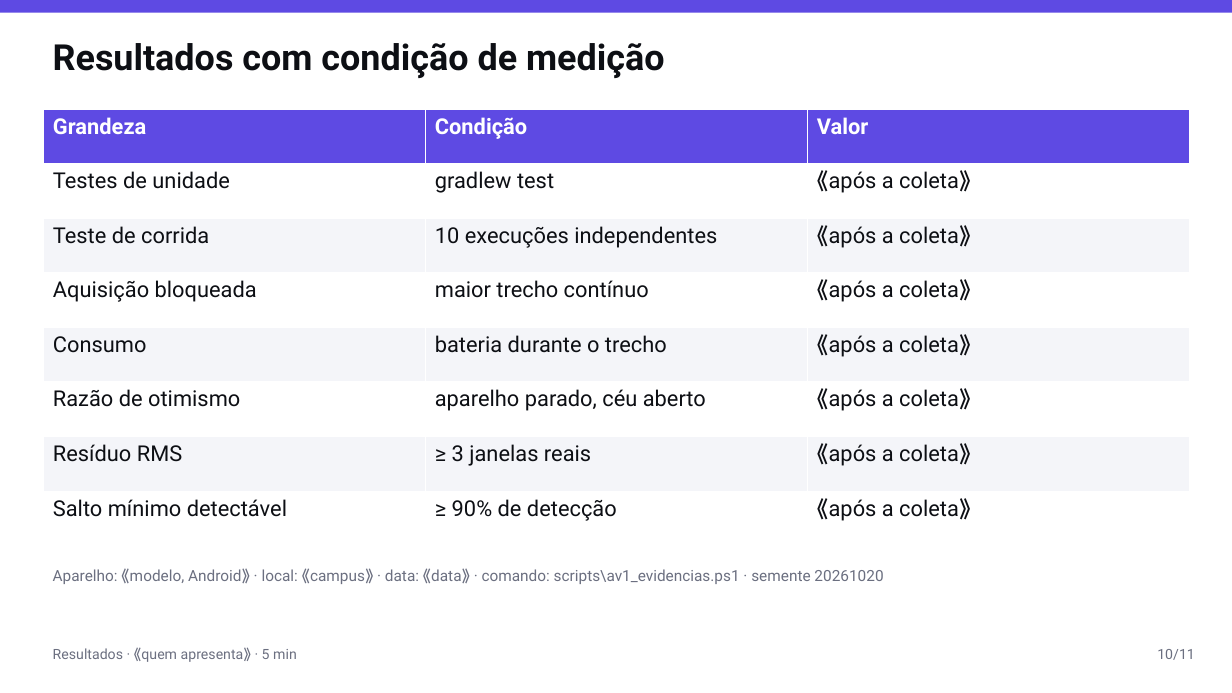
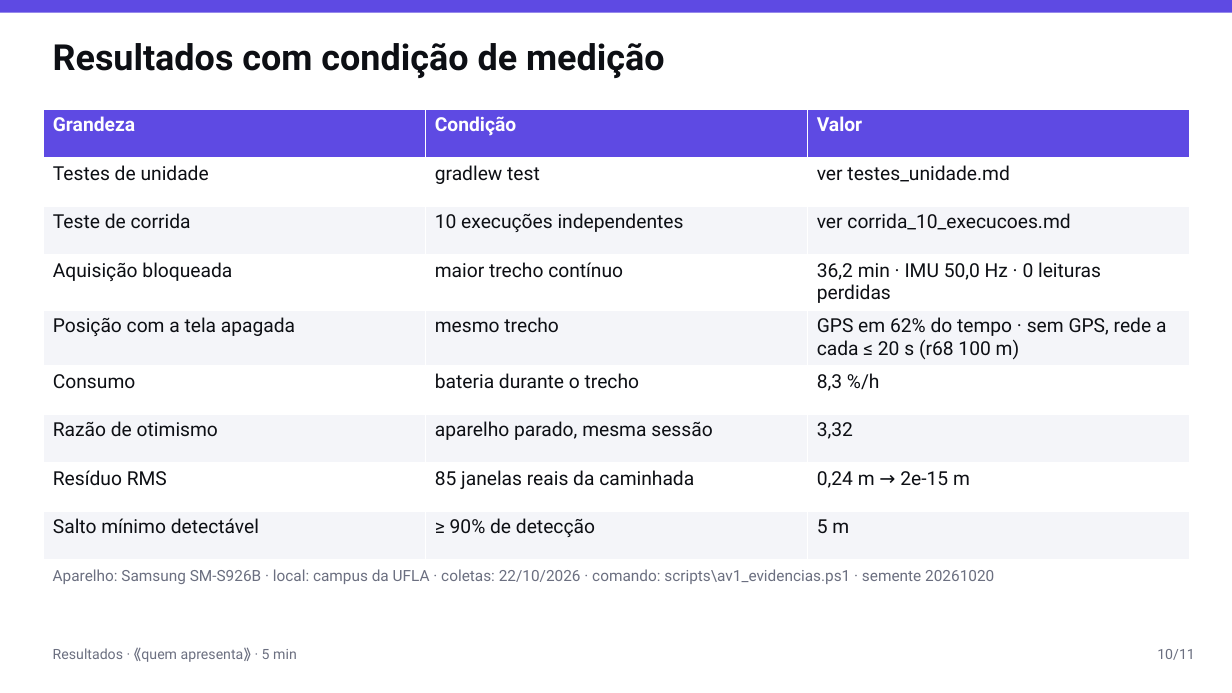
Before and after one commit to AlphaFNTZ/rastro, a slide deck: slide 10 of docs/presentations/apresentacao_I_AV1.pptx. Drawn at 1232x693 pixels with LibreOffice and Linux fonts; fonts in the diff are those of the drawing. Boxes give left, top, right and bottom in pixels: in the first picture for what was removed or moved away, otherwise in the second. Text is boxed around its words. In the diff, an @@ line names an element or a change of style, - is before the commit and + after.

```diff
--- a/docs/presentations/apresentacao_I_AV1.pptx
+++ b/docs/presentations/apresentacao_I_AV1.pptx
@@ table at (43,109,1189,545) @@
-row 2: Testes de unidade | gradlew test | ⟪após a coleta⟫
-row 3: Teste de corrida | 10 execuções independentes | ⟪após a coleta⟫
-row 4: Aquisição bloqueada | maior trecho contínuo | ⟪após a coleta⟫
-row 5: Consumo | bateria durante o trecho | ⟪após a coleta⟫
-row 6: Razão de otimismo | aparelho parado, céu aberto | ⟪após a coleta⟫
-row 7: Resíduo RMS | ≥ 3 janelas reais | ⟪após a coleta⟫
-row 8: Salto mínimo detectável | ≥ 90% de detecção | ⟪após a coleta⟫
+row 2: Testes de unidade | gradlew test | ver testes_unidade.md
+row 3: Teste de corrida | 10 execuções independentes | ver corrida_10_execucoes.md
+row 4: Aquisição bloqueada | maior trecho contínuo | 36,2 min · IMU 50,0 Hz · 0 leituras perdidas
+row 5: Posição com a tela apagada | mesmo trecho | GPS em 62% do tempo · sem GPS, rede a cada ≤ 20 s (r68 100 m)
+row 6: Consumo | bateria durante o trecho | 8,3 %/h
+row 7: Razão de otimismo | aparelho parado, mesma sessão | 3,32
+row 8: Resíduo RMS | 85 janelas reais da caminhada | 0,24 m → 2e-15 m
+row 9: Salto mínimo detectável | ≥ 90% de detecção | 5 m
@@ text at (53,569,994,584): text changed @@
-Aparelho: ⟪modelo, Android⟫ · local: ⟪campus⟫ · data: ⟪data⟫ · comando: scripts\av1_evidencias.ps1 · semente 20261020
+Aparelho: Samsung SM-S926B · local: campus da UFLA · coletas: 22/10/2026 · comando: scripts\av1_evidencias.ps1 · semente 20261020
```
Also in this commit, not shown: 5 other slides changed, 9 other files.
